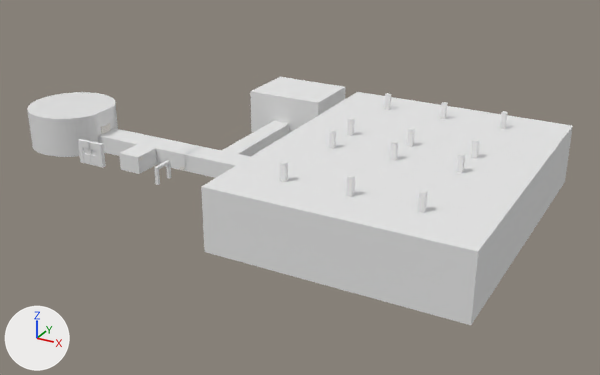
One commit to the Blender file Assets/Scenes/Asylum.blend: the scene before it, then after it.
Both versions are drawn from a 50 mm camera at (97.4, -117.1, 58.3) aimed at (28.6, 8.0, -4.3). The lights are fixed; the arrows at lower left show +X, +Y and +Z.

The older version as bpy lines, for what is in view:
```python
me_cube = bpy.data.meshes.new('Cube')
me_cube.from_pydata(...)  # 64 vertices, 62 faces; spans x -1.5..1.5, y -1.5..1.5, z -1.5..15.2
me_cube.materials.append(mat_brick_online__jpg)  # its picture is missing
me_cube_000 = bpy.data.meshes.new('Cube.000')
me_cube_000.from_pydata(...)  # 12 vertices, 6 faces; spans x -32.3..21.8, y -23.6..18.5, z -1.7..9.2
me_cube_000.materials.append(mat_material)  # its picture is missing
# before: 0 (21.8, 18.5, -1.7), 1 (21.8, -23.6, -1.7) at pixel (564, 182), 2 (-32.3, -23.6, -1.7) at pixel (471, 325), 3 (-32.3, 18.5, -1.7) at pixel (204, 252), 4 (21.8, 18.5, 9.2) at pixel (357, 91)
# before: 5 (21.8, -23.6, 9.2) at pixel (572, 125), 6 (-32.3, -23.6, 9.2) at pixel (478, 251), 7 (-32.3, 18.5, 9.2) at pixel (201, 186)
me_cube_004 = bpy.data.meshes.new('Cube.004')
me_cube_004.from_pydata(...)  # 40 vertices, 22 faces; spans x -12.5..8.9, y -11.4..-1.1, z -2.4..1.7
me_cube_004.materials.append(mat_material)  # its picture is missing
ob_bigpillar = bpy.data.objects.new('BigPillar', me_cube)
ob_bigpillar.location = (39.9, 21.5, -0.7)
ob_bigpillar.scale = (0.829, 0.829, 0.829)
ob_bigpillar_001 = bpy.data.objects.new('BigPillar.001', me_cube)
ob_bigpillar_001.location = (50.9, 21.5, -0.7)
ob_bigpillar_001.scale = (0.829, 0.829, 0.829)
ob_bigpillar_002 = bpy.data.objects.new('BigPillar.002', me_cube)
ob_bigpillar_002.location = (61.9, 21.5, -0.7)
ob_bigpillar_002.scale = (0.829, 0.829, 0.829)
ob_cube_001 = bpy.data.objects.new('Cube.001', me_cube_004)
ob_cube_001.location = (0.0, 5.3, 0.0)
ob_cube_005 = bpy.data.objects.new('Cube.005', me_cube_000)
ob_cube_005.location = (48.8, 6.9, -0.2)
ob_cube_005.rotation_euler = (0.0, 0.0, 1.571)  # degrees (0, 0, 90)
# also in view: 'Cube.004' at (16.2, 29.8, 2.8); 'ARCH.004' at (5.0, -20.8, 8.0); 'Cube.003' at (20.5, 1.7, -0.1); 'Cylinder.001' at (-20.4, 1.3, 2.2); 'Cube.002' at (15.6, 13.9, 0.0)
```
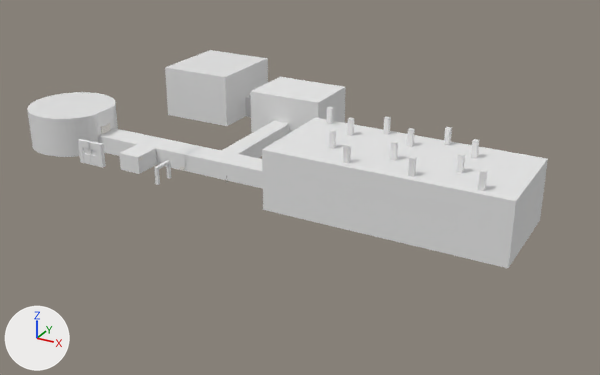
Diff of the bpy script that builds the scene:
```diff
--- a/Assets/Scenes/Asylum.blend.py
+++ b/Assets/Scenes/Asylum.blend.py
@@ mat_wall1_png @@
+mat_wall1_png = principled_material('Wall1.png')
+mat_wall1_png.base_color = (0.8, 0.8, 0.8)  # white #e7e7e7
@@ me_cube_000 @@
 me_cube_000.from_pydata(...)  # 12 vertices, 6 faces; spans x -32.3..21.8, y -23.6..18.5, z -1.7..9.2
 # used by ob_cube_005; location = (48.8, 6.9, -0.2); rotation_euler = (0.0, 0.0, 1.571), in degrees (0, 0, 90)
+# me_cube_000 part 1
+for i in [0, 1, 4, 5]: me_cube_000.vertices[i].co += Vector((-18.1, 0.0, 0.0))
+for i in [2, 3, 6, 7]: me_cube_000.vertices[i].co += Vector((17.3, 0.0, 0.0))
 me_cube_000.materials.append(mat_material)
@@ me_cube_021 @@
+me_cube_021.from_pydata([(-10.6, -4.8, -2.3), (-10.6, 12.7, -2.3), (0.3, 12.7, -2.3), (0.3, -4.8, -2.3), (-10.6, -4.8, 8.7), (-10.6, 12.7, 8.7), (0.3, 12.7, 8.7), (0.3, -4.8, 8.7), (5.2, 12.7, -2.3), (5.2, -4.8, -2.3), (5.2, 12.7, 8.7), (5.2, -4.8, 8.7), (5.2, 4.9, -2.3), (5.2, 2.8, -2.3), (5.2, 4.9, 2.1), (5.2, 2.8, 2.1), (7.5, 4.9, -2.3), (7.5, 2.8, -2.3), (7.5, 4.9, 2.1), (7.5, 2.8, 2.1)], [], [(4, 0, 1, 5), (5, 1, 2, 6), (3, 9, 8, 2), (7, 3, 0, 4), (0, 3, 2, 1), (7, 4, 5, 6), (10, 14, 15, 11), (6, 10, 11, 7), (7, 11, 9, 3), (2, 8, 10, 6), (12, 16, 18, 14), (11, 15, 13, 9), (9, 13, 12, 8), (8, 12, 14, 10), (14, 18, 19, 15), (15, 19, 17, 13), (13, 17, 16, 12)])
+me_cube_021.materials.append(mat_wall1_png)  # its picture is missing
@@ ob_bigpillar_002 @@
 ob_bigpillar_002 = bpy.data.objects.new('BigPillar.002', me_cube)
-ob_bigpillar_002.location = (61.9, 21.5, -0.7)
+ob_bigpillar_002.location = (56.1, 9.1, -0.7)
 ob_bigpillar_002.scale = (0.829, 0.829, 0.829)
@@ ob_bigpillar_001 @@
 ob_bigpillar_001 = bpy.data.objects.new('BigPillar.001', me_cube)
-ob_bigpillar_001.location = (50.9, 21.5, -0.7)
+ob_bigpillar_001.location = (45.1, 9.1, -0.7)
 ob_bigpillar_001.scale = (0.829, 0.829, 0.829)
@@ ob_bigpillar @@
 ob_bigpillar = bpy.data.objects.new('BigPillar', me_cube)
-ob_bigpillar.location = (39.9, 21.5, -0.7)
+ob_bigpillar.location = (34.1, 9.1, -0.7)
 ob_bigpillar.scale = (0.829, 0.829, 0.829)
@@ ob_cube_014 @@
+ob_cube_014 = bpy.data.objects.new('Cube.014', me_cube_021)
+ob_cube_014.location = (-4.2, 30.0, 0.1)
```

Where the change shows, as pixel boxes (x1, y1, x2, y2) in the pictures (600 x 375 px):
'Cube.005', reshaped (23% narrower, 35% shorter)
    before: (201, 92, 573, 325)
    after: (262, 118, 548, 268)
'Cube.014', added
    after: (165, 50, 268, 126)
'BigPillar.002', moved
    before: (500, 111, 508, 129)
    after: (444, 127, 452, 145)
'BigPillar.001', moved
    before: (440, 102, 448, 119)
    after: (383, 116, 391, 134)
'BigPillar', moved
    before: (385, 93, 391, 110)
    after: (327, 107, 334, 124)
